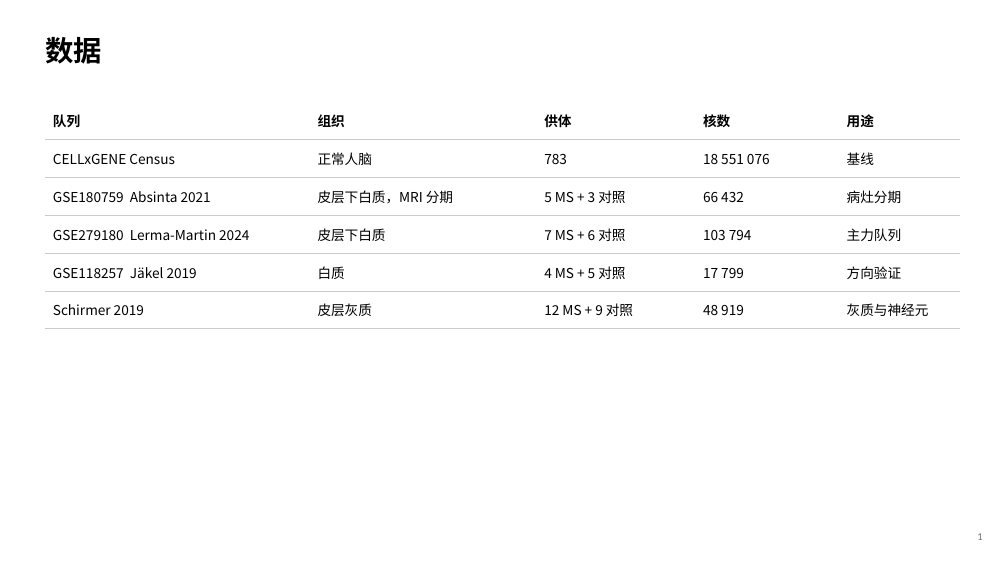
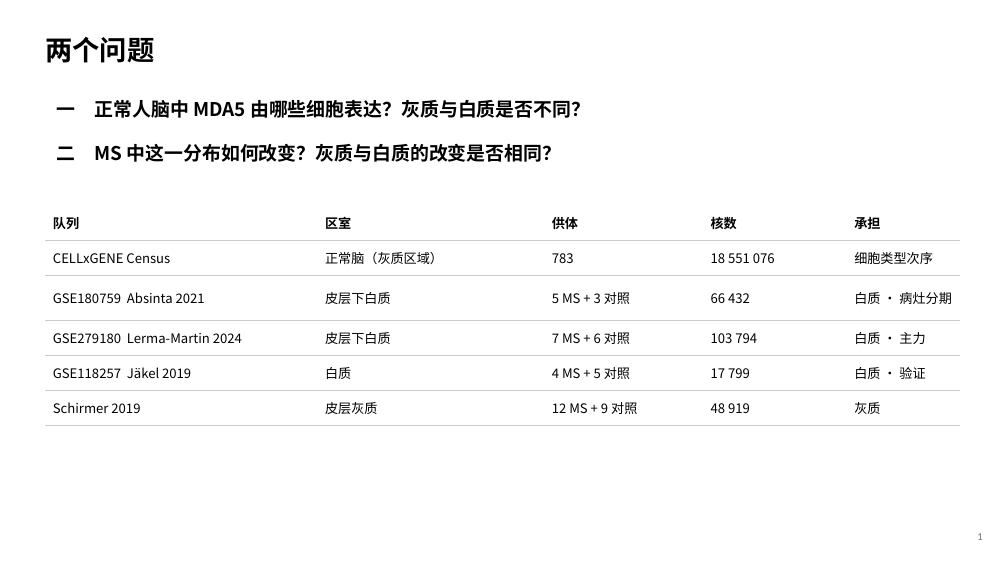
Before and after one commit to 7c96bzczcj-prog/aaa, a slide deck: slide 2 of results/mda5/MDA5_IFIH1_人脑与MS.pptx. Drawn at 1008x567 pixels with LibreOffice and Linux fonts; fonts in the diff are those of the drawing. Boxes give left, top, right and bottom in pixels: in the first picture for what was removed or moved away, otherwise in the second. Text is boxed around its words. In the diff, an @@ line names an element or a change of style, - is before the commit and + after.

```diff
--- a/results/mda5/MDA5_IFIH1_人脑与MS.pptx
+++ b/results/mda5/MDA5_IFIH1_人脑与MS.pptx
@@ text at [45,37,154,63]: text changed; size 27 to 26 pt @@
-数据
+两个问题
@@ text added at [57,100,590,118], 18 pt, text #000000, bold @@
+一 正常人脑中 MDA5 由哪些细胞表达？灰质与白质是否不同？
@@ text added at [57,144,562,162], 18 pt, text #000000, bold @@
+二 MS 中这一分布如何改变？灰质与白质的改变是否相同？
@@ table at [45,206,960,418] @@
-row 1, column 2: 组织
+row 1, column 2: 区室
-row 1, column 5: 用途
+row 1, column 5: 承担
-row 2, column 2: 正常人脑
+row 2, column 2: 正常脑（灰质区域）
-row 2, column 5: 基线
+row 2, column 5: 细胞类型次序
-row 3, column 2: 皮层下白质，MRI 分期
+row 3, column 2: 皮层下白质
-row 3, column 5: 病灶分期
+row 3, column 5: 白质 · 病灶分期
-row 4, column 5: 主力队列
+row 4, column 5: 白质 · 主力
-row 5, column 5: 方向验证
+row 5, column 5: 白质 · 验证
-row 6, column 5: 灰质与神经元
+row 6, column 5: 灰质
@@ size 13 to 12.5 pt in "队列", "供体", "核数", "CELLxGENE Census" and 17 more places @@
@@ table: place and size @@
-table at [45,102,960,320]
+table at [45,206,960,418]
```
Also in this commit, not shown: 9 other slides changed, 9 other files.
